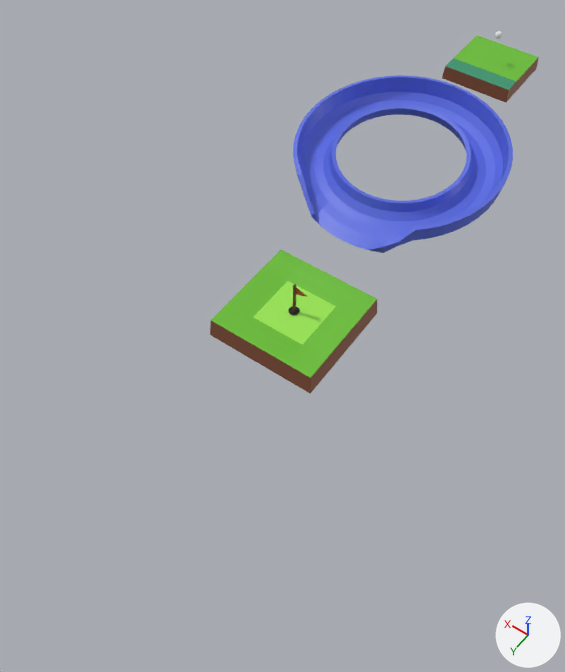
Renders of the glTF model public/assets/level5.glb from each side of a commit.
One viewpoint serves both versions: a 50 mm lens placed at (-6.68, 19.58, 12.9), pointed at (0.08, 10.11, -1.98). The lights are fixed; the arrows at lower right show +X, +Y and +Z. Where no turn or scale is listed for an object, it has been applied to the vertices.

Names of what the first picture shows: 'Torus', 'basic-moveable.001', 'end2', 'flag'.
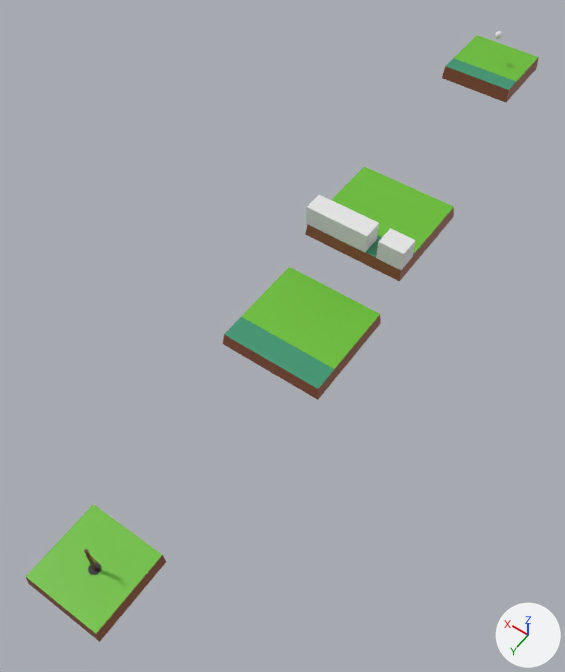
The change, as a list of edits to the scene's bpy script:
```text
Add mat_material_010:
    mat_material_010 = principled_material('Material.010')
    mat_material_010.texture = img_color_pallette
Add me_cube_008:
    me_cube_008.from_pydata(...)  # 29 vertices, 54 faces; spans x -1.43..1.43, y -1.43..1.43, z -0.2..0.18
    me_cube_008.materials.append(mat_material_010)  # picture img_color_pallette
Add me_cube_007:
    me_cube_007.from_pydata(...)  # 29 vertices, 54 faces; spans x -1.0..1.0, y -1.0..1.0, z -0.2..0.18
    me_cube_007.materials.append(mat_material_001)  # picture img_color_pallette
Add me_cube:
    me_cube.from_pydata(...)  # a box spanning x -1.51..0.29, y -0.29..0.29, z -0.36..0.21; a box spanning x -2.54..-1.83, y -0.29..0.29, z -0.36..0.21
Change ob_flag:
    ob_flag.location: (0.02, 9.71, -0.39) -> (-0.05, 16.84, -1.54)
Change ob_basic_moveable_001:
    ob_basic_moveable_001.location: (0.0, 0.0, 0.0) -> (0.0, 9.35, -2.41)
    ob_basic_moveable_001.scale: (1.0, 1.0, 0.2) -> (1.43, 1.43, 0.2)
Remove ob_torus:
    ob_torus = bpy.data.objects.new('Torus', me_torus)
    ob_torus.location = (0.04, 5.08, 0.27)
Remove ob_end2:
    ob_end2 = bpy.data.objects.new('end2', me_cube_004)
    ob_end2.location = (0.01, 9.71, -1.62)
Add ob_basic_moveable_004:
    ob_basic_moveable_004 = bpy.data.objects.new('basic-moveable.004', me_cube_008)
    ob_basic_moveable_004.location = (0.0, 5.77, -1.49)
Add ob_basic_moveable_003:
    ob_basic_moveable_003 = bpy.data.objects.new('basic-moveable.003', me_cube_007)
    ob_basic_moveable_003.location = (0.0, 16.79, -2.72)
Add ob_cube:
    ob_cube = bpy.data.objects.new('Cube', me_cube)
    ob_cube.location = (1.14, 6.89, -0.95)
```

Location of each change, [x1, y1, x2, y2] in pixels of the pictures (565 x 672 px):
'Torus', deleted (blue)
    before: [293, 75, 513, 253]
'basic-moveable.001', moved, rescaled (62% wider, 97% taller)
    before: [442, 35, 539, 102]
    after: [223, 267, 381, 400]
'end2', deleted (green)
    before: [210, 250, 377, 393]
'basic-moveable.003', added (green)
    after: [26, 504, 166, 642]
'basic-moveable.004', added (green)
    after: [305, 167, 454, 282]
'Cube', added
    after: [306, 195, 416, 270]
'flag', moved
    before: [288, 284, 306, 315]
    after: [84, 549, 101, 575]
'basic-moveable.002', unchanged, uncovered by the edit
    after: [442, 35, 539, 102]
